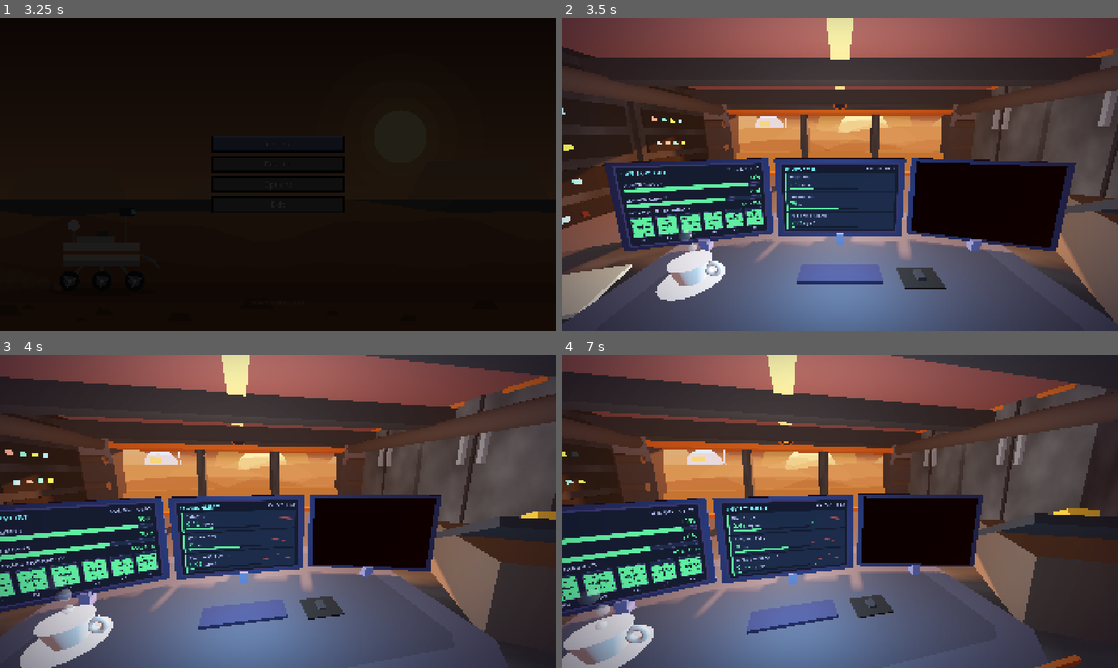
Above: before the commit, frames 1-4 (two rows, left to right).
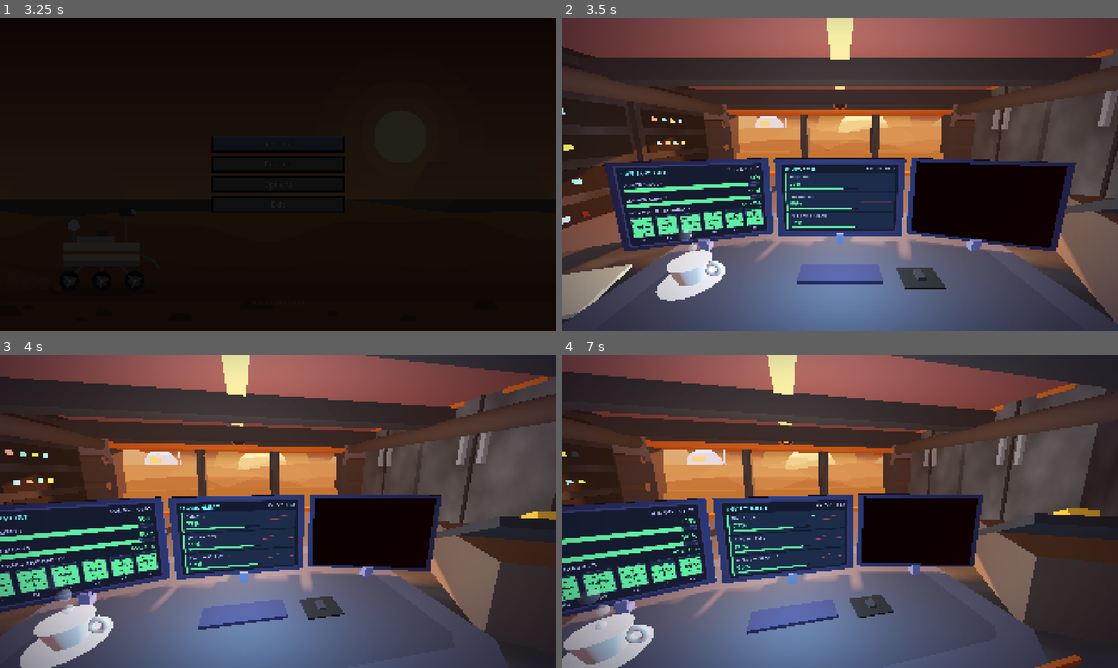
Above: after the commit, the same moments.

Repository: PolarLordStar/junior-astruonaut-mission-trainer
Game: Godot game, scene res://main_menu.tscn
Same seed, same stepped clock (60 frames per second), same inputs: the game is played once before the commit and once after it.
Inputs (mouse positions are in pixels of both pictures, inside the frame that each line leads up to):
- Up to frame 1 (3.25 s): click "Restart" at 0.5 s; click "Restart" at 1.25 s; click "Restart" at 2 s; click "Continue" at 2.75 s
- Up to frame 2 (3.5 s): no input
- Up to frame 3 (4 s): move the mouse to (400, 495) at 3.52 s
- Up to frame 4 (7 s): move the mouse to (728, 527) at 4.27 s; move the mouse to (895, 442) at 5.02 s; move the mouse to (812, 574) at 5.77 s; move the mouse to (1006, 558) at 6.52 s

Frame 1 is identical in both runs. In frame 2, 0.3% of the frame differs, in the area x 29-60%, y 52-68%; in frame 3, 0.4%, in the area x 19-53%, y 51-69%; in frame 4, 0.4%.

Commit message:
d

Diff:
--- a/main/game/room/scripts/ScreenUI.gd
+++ b/main/game/room/scripts/ScreenUI.gd
@@ -43,11 +43,11 @@
 @onready var _cells: Array[Node] = %PanelCells.get_children()
 
 
-## Red below 25 %, amber below 50 %, green otherwise.
+## Green at 70 % and above, amber (yellowish) 50-69 %, red below 50 %.
 static func level_color(v: float) -> Color:
-	if v < 25.0:
+	if v < 50.0:
 		return RED
-	if v < 50.0:
+	if v < 70.0:
 		return AMBER
 	return GREEN
 
--- a/main/game/room/scripts/StatRow.gd
+++ b/main/game/room/scripts/StatRow.gd
@@ -1,6 +1,8 @@
 class_name StatRow
 extends PanelContainer
-## One line on the Environment monitor: name, big value + unit, a bar and a little history graph.
+## One line on the Environment monitor: name, a big percentage, a bar and a little history graph.
+## Everything shown is a percentage (100 % = all good), coloured like the Life Support bars:
+## green 70 % and up, amber 50-69 %, red below 50 %.
 ## All the nodes are in room/stat_row.tscn, so you can restyle, move or hide any part in the editor.
 ## EnvironmentScreen makes one instance of that scene per sensor (EnvironmentScreen.add_row({...}))
 ## and feeds it with set_value(). Colours switch automatically: green = normal, amber = warn, red = danger.
@@ -11,7 +13,7 @@
 ##     └ Layout (HBox)
 ##       ├ Left (VBox)
 ##       │  ├ NameLabel
-##       │  ├ ValueLine (HBox): ValueLabel, UnitLabel
+##       │  ├ ValueLine (HBox): ValueLabel, UnitLabel (hidden)
 ##       │  └ Bar (ProgressBar)
 ##       └ Sparkline
 
@@ -29,7 +31,8 @@
 var danger_at := INF     # high-is-bad: red above this.    low-is-bad: red below this
 var low_is_bad := false
 var decimals := 0
-var value := 0.0
+var value := 0.0         # raw reading
+var percent := 100.0     # what is shown
 
 @onready var name_label: Label = %NameLabel
 @onready var value_label: Label = %ValueLabel
@@ -60,49 +63,64 @@
 	name = "Row_" + id
 
 	name_label.text = title
-	unit_label.text = unit
-	bar.min_value = min_value
-	bar.max_value = max_value
-	spark.min_v = min_value
-	spark.max_v = max_value
+	unit_label.visible = false      # percentages only, no units
+	bar.min_value = 0.0
+	bar.max_value = 100.0
+	spark.min_v = 0.0
+	spark.max_v = 100.0
 	spark.marks.clear()
-	if is_finite(warn_at):
-		spark.marks.append(warn_at)
-	if is_finite(danger_at):
-		spark.marks.append(danger_at)
-	set_value(min_value)
+	spark.marks.append(70.0)
+	spark.marks.append(50.0)
+	set_value(max_value if low_is_bad else min_value)
 
 
-## 0 = normal, 1 = warn (amber), 2 = danger (red)
+## The raw reading turned into a "how good is it" percentage (100 = perfect, 0 = worst).
+## A sensor whose unit already is % (oxygen) is shown as is. For the others the warn limit sits at
+## 70 % and the danger limit at 50 %, so the colour changes exactly when the sensor's warning does.
+func to_percent(v: float) -> float:
+	if unit.strip_edges() == "%":
+		return clampf(v, 0.0, 100.0)
+	var span := max_value - min_value
+	if span <= 0.0:
+		return 100.0
+	var pct: float
+	if low_is_bad:
+		if v >= warn_at:
+			pct = remap(v, warn_at, max_value, 70.0, 100.0)
+		elif v >= danger_at:
+			pct = remap(v, danger_at, warn_at, 50.0, 70.0)
+		else:
+			pct = remap(v, min_value, danger_at, 0.0, 50.0)
+	else:
+		if v <= warn_at:
+			pct = remap(v, min_value, warn_at, 100.0, 70.0)
+		elif v <= danger_at:
+			pct = remap(v, warn_at, danger_at, 70.0, 50.0)
+		else:
+			pct = remap(v, danger_at, max_value, 50.0, 0.0)
+	return clampf(pct, 0.0, 100.0)
+
+
+## 0 = normal (green), 1 = warn (amber), 2 = danger (red)
 func level() -> int:
-	if low_is_bad:
-		if value < danger_at:
-			return 2
-		if value < warn_at:
-			return 1
-	else:
-		if value > danger_at:
-			return 2
-		if value > warn_at:
-			return 1
+	if percent < 50.0:
+		return 2
+	if percent < 70.0:
+		return 1
 	return 0
 
 
 func level_color() -> Color:
-	match level():
-		2:
-			return RED
-		1:
-			return AMBER
-	return GREEN
+	return ScreenUI.level_color(percent)
 
 
 func set_value(v: float) -> void:
 	value = v
+	percent = to_percent(v)
 	if value_label == null:
 		return
-	value_label.text = ("%." + str(decimals) + "f") % v
-	bar.value = v
+	value_label.text = "%d%%" % roundi(percent)
+	bar.value = percent
 	var col := level_color()
 	_fill.bg_color = col
 	_card_style.border_color = col
@@ -115,7 +133,7 @@
 	_hist_t += delta
 	if _hist_t >= 0.5 and spark != null:
 		_hist_t = 0.0
-		spark.push(value)
+		spark.push(percent)
 	if _card_style != null:
 		var flash := level() == 2 and sin(_t * 6.0) > -0.3
 		_card_style.bg_color = CARD.lerp(RED, 0.14) if flash else CARD
--- a/main/game/room/scripts/oxygen_sensor.gd
+++ b/main/game/room/scripts/oxygen_sensor.gd
@@ -12,9 +12,9 @@
 const DECIMALS := 0
 const MIN := 0.0
 const MAX := 100.0
-const WARN := 45.0        # amber BELOW this (low is bad)
-const DANGER := 30.0      # red BELOW this
-const START := 70.0
+const WARN := 70.0        # amber BELOW this (low is bad)
+const DANGER := 50.0      # red BELOW this
+const START := 90.0
 const O2_DRAIN := 0.4     # % used per second (simulation)
 # ================================================================
 
--- a/main/game/room/stat_row.tscn
+++ b/main/game/room/stat_row.tscn
@@ -55,7 +55,7 @@
 layout_mode = 2
 theme_override_colors/font_color = Color(0.2902, 0.8706, 0.5020, 1)
 theme_override_font_sizes/font_size = 30
-text = "--"
+text = "--%"
 
 [node name="UnitLabel" type="Label" parent="Margin/Layout/Left/ValueLine"]
 unique_name_in_owner = true
Not shown: 1 places in main/game/room/control_room.tscn that only renumber resources
